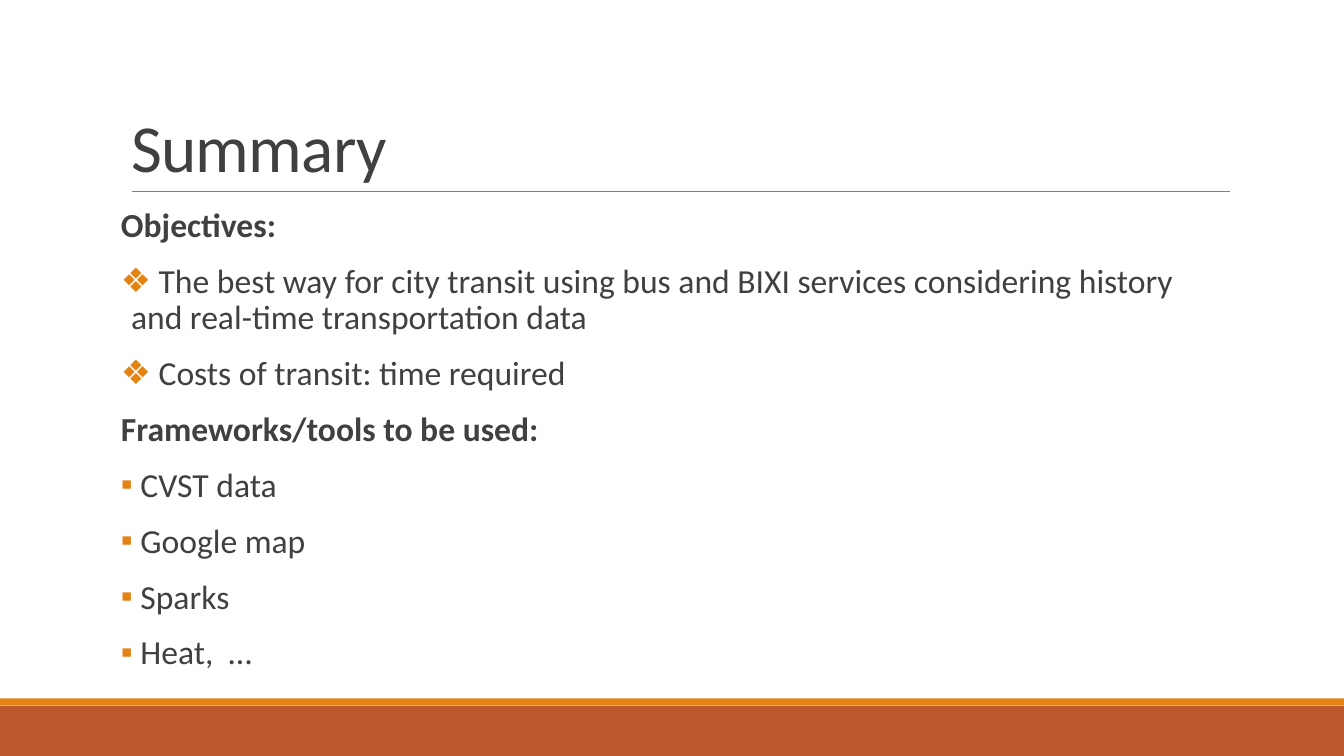
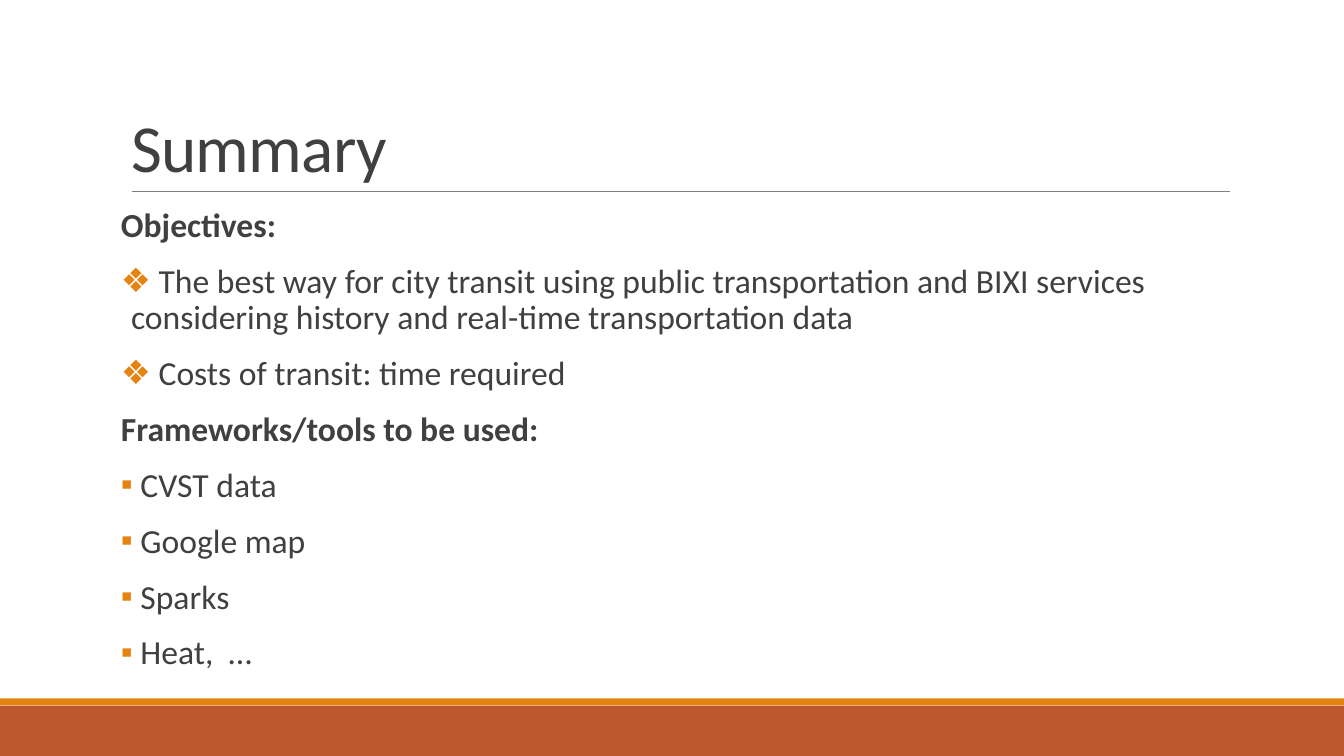
Before and after one commit to nqdao/PHAST, a slide deck: slide 2 of SAVI - Design Camp 2015.pptx. Drawn at 1344x756 pixels with LibreOffice and Linux fonts; fonts in the diff are those of the drawing. Boxes give left, top, right and bottom in pixels: in the first picture for what was removed or moved away, otherwise in the second. Text is boxed around its words. In the diff, an @@ line names an element or a change of style, - is before the commit and + after.

```diff
--- a/SAVI - Design Camp 2015.pptx
+++ b/SAVI - Design Camp 2015.pptx
@@ text at [131, 269, 1145, 335]: text changed @@
-❖ The best way for city transit using bus and BIXI services considering history and real-time transportation data
+❖ The best way for city transit using public transportation and BIXI services considering history and real-time transportation data
```
Also in this commit, not shown: 2 slides added, 1 slide removed.
